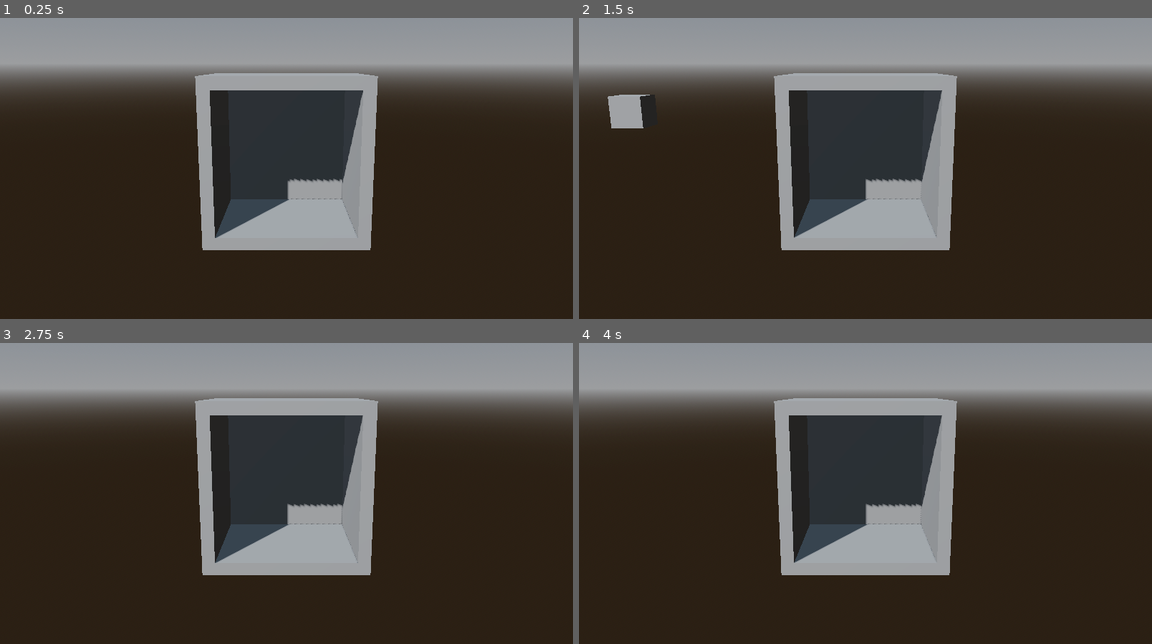
Above: before the commit, frames 1-4 (two rows, left to right).
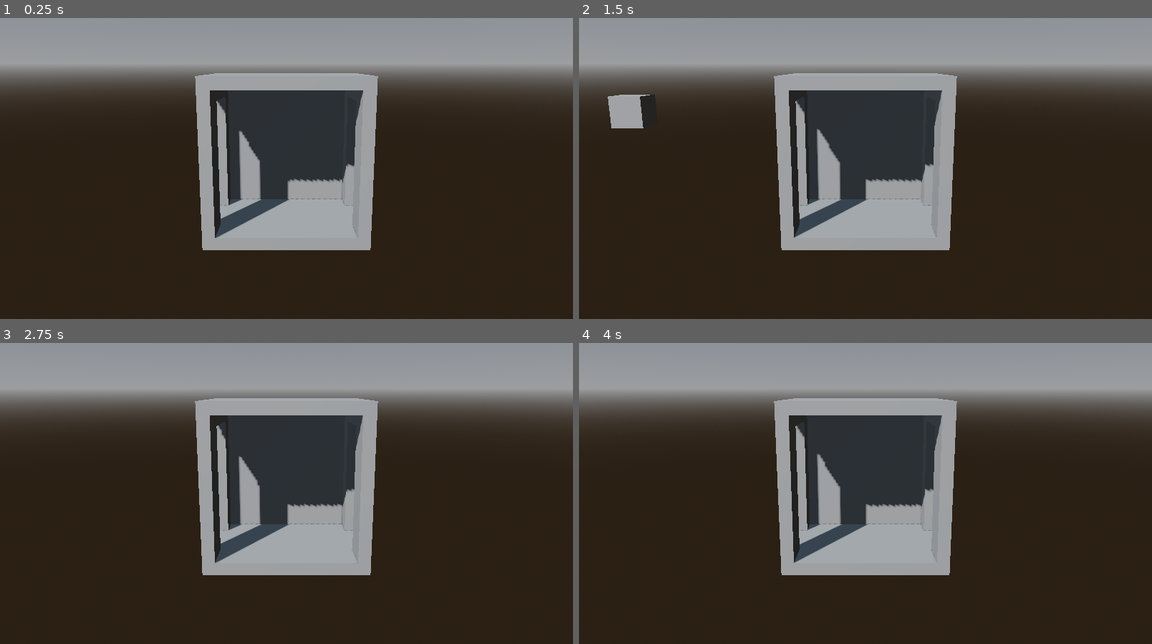
Above: after the commit, the same moments.

Repository: GriffinBaxter/Prof-Oddheart-or-How-I-Learned-to-Stop-Worrying-and-Love-the-Elevator
Game: Godot game, scene res://test_world.tscn
The game is run twice, just before and just after one commit, with the same random seed, the same clock (stepped at 60 frames per second) and the same inputs.
Inputs:
- Up to frame 1 (0.25 s): no input
- Up to frame 2 (1.5 s): tap Enter at 0.5 s; hold D (right) 0.53-1.28 s; hold S (backward) from 1.28 s (still down)
- Up to frame 3 (2.75 s): release S (backward) at 2.03 s; hold D (right) from 2.03 s (still down)
- Up to frame 4 (4 s): release D (right) at 2.78 s; hold W (forward) 2.78-3.53 s; hold A (left) from 3.53 s (still down)

The runs differ from the first frame. In frame 1, 1.4% of the frame differs, in the area x 37-63%, y 27-69%; in frame 2, 1.5%; in frame 3, 1.5%; in frame 4, 1.5%.

Commit message:
$116: Add open doors to elevator

Diff:
--- a/Scenes/Entities/elevator.tscn
+++ b/Scenes/Entities/elevator.tscn
@@ -19,6 +19,16 @@
 operation = 2
 size = Vector3(2.2, 2.25, 2.025)
 
+[node name="LeftDoor" type="CSGBox3D" parent="Outer"]
+transform = Transform3D(1, 0, 0, 0, 1, 0, 0, 0, 1, -1.2, -0.1, 0)
+operation = 2
+size = Vector3(0.2, 2.05, 1)
+
+[node name="RightDoor" type="CSGBox3D" parent="Outer"]
+transform = Transform3D(1, 0, 0, 0, 1, 0, 0, 0, 1, 1.2, -0.1, 0)
+operation = 2
+size = Vector3(0.2, 2.05, 1)
+
 [node name="Camera3D" type="Camera3D" parent="."]
 transform = Transform3D(1, 0, 0, 0, 0.978148, 0.207912, 0, -0.207912, 0.978148, 0, 1.5, 7.5)
 current = true
